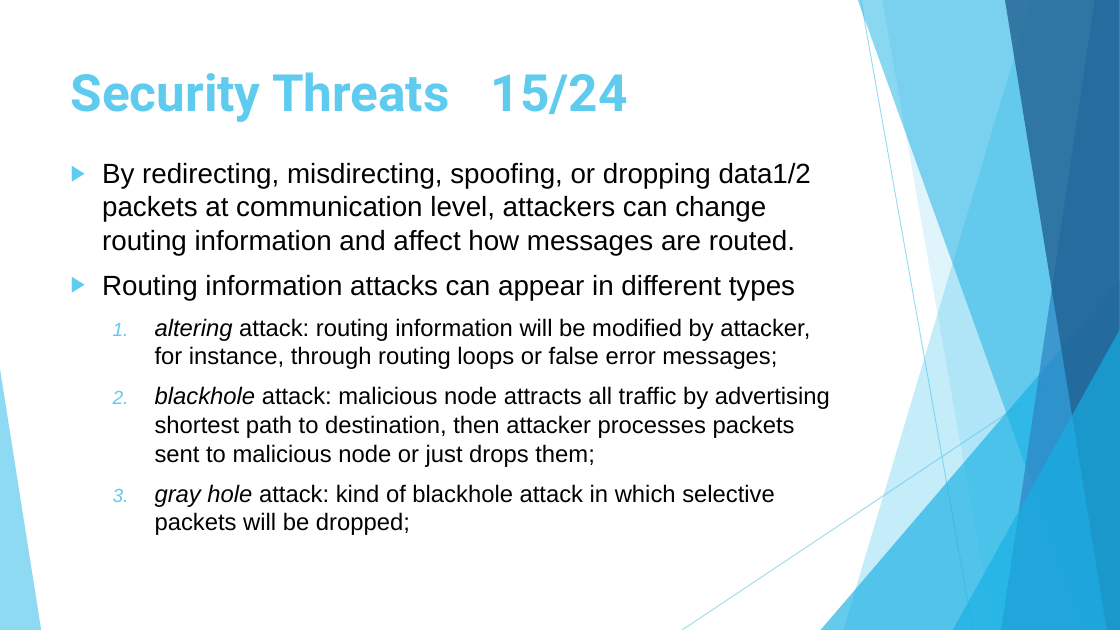
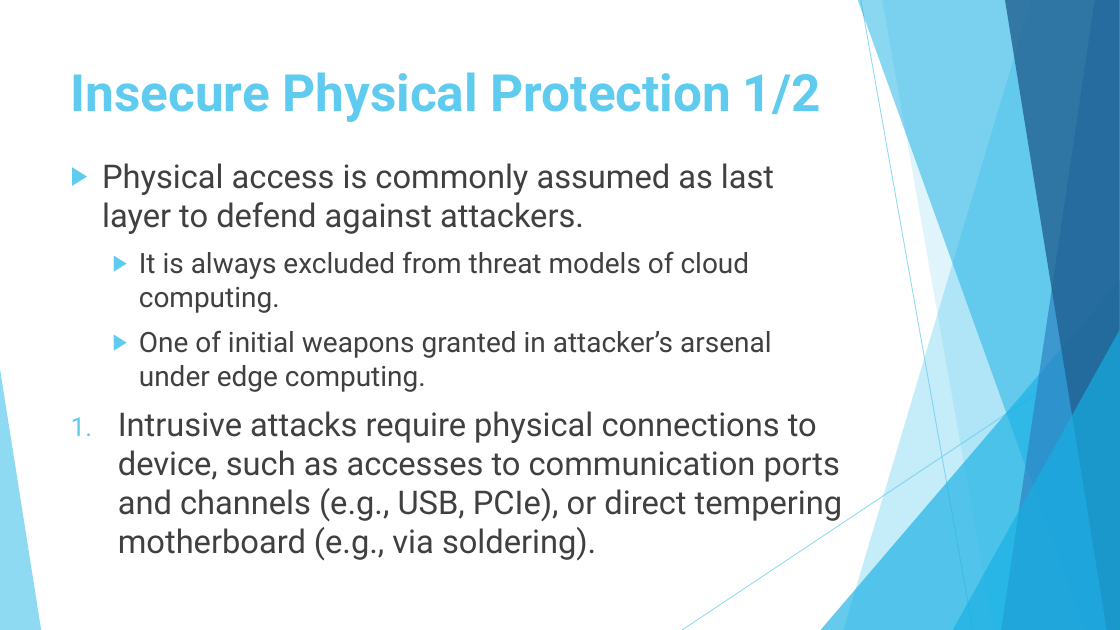
Before and after one commit to s2n-cnit/phd-stiet-cyber-security-approaches-cloud-edge-environments, a slide deck: slide 21 of slides/slides-4.pptx (slide 18 before the commit). Drawn at 1120x630 pixels with LibreOffice and Linux fonts; fonts in the diff are those of the drawing; background and template pictures are left out. Boxes give left, top, right and bottom in pixels: in the first picture for what was removed or moved away, otherwise in the second. Text is boxed around its words. In the diff, an @@ line names an element or a change of style, - is before the commit and + after.

```diff
--- a/slides/slides-4.pptx
+++ b/slides/slides-4.pptx
@@ title at [71, 72, 821, 122]: text changed @@
-Security Threats 15/24
+Insecure Physical Protection 1/2
@@ text at [102, 163, 843, 561]: text changed; size 20.4 to 28 pt; font Arial to Roboto; text colour #000000 to #404040 @@
-▶ By redirecting, misdirecting, spoofing, or dropping data 1/2 packets at communication level, attackers can change routing information and affect how messages are routed.
-▶ Routing information attacks can appear in different types
-  1. altering attack: routing information will be modified by attacker,
-     for instance, through routing loops or false error messages;
-  2. blackhole attack: malicious node attracts all traffic by advertising shortest path to destination, then attacker processes packets sent to malicious node or just drops them;
-  3. gray hole attack: kind of blackhole attack in which selective packets will be dropped;
+▶ Physical access is commonly assumed as last layer to defend against attackers.
+  ▶ It is always excluded from threat models of cloud computing.
+  ▶ One of initial weapons granted in attacker’s arsenal under edge computing.
+1. Intrusive attacks require physical connections to device, such as accesses to communication ports and channels (e.g., USB, PCIe), or direct tempering motherboard (e.g., via soldering).
```
Also in this commit, not shown: 34 other slides changed, 93 slides added, 10 slides removed, 12 other files.
